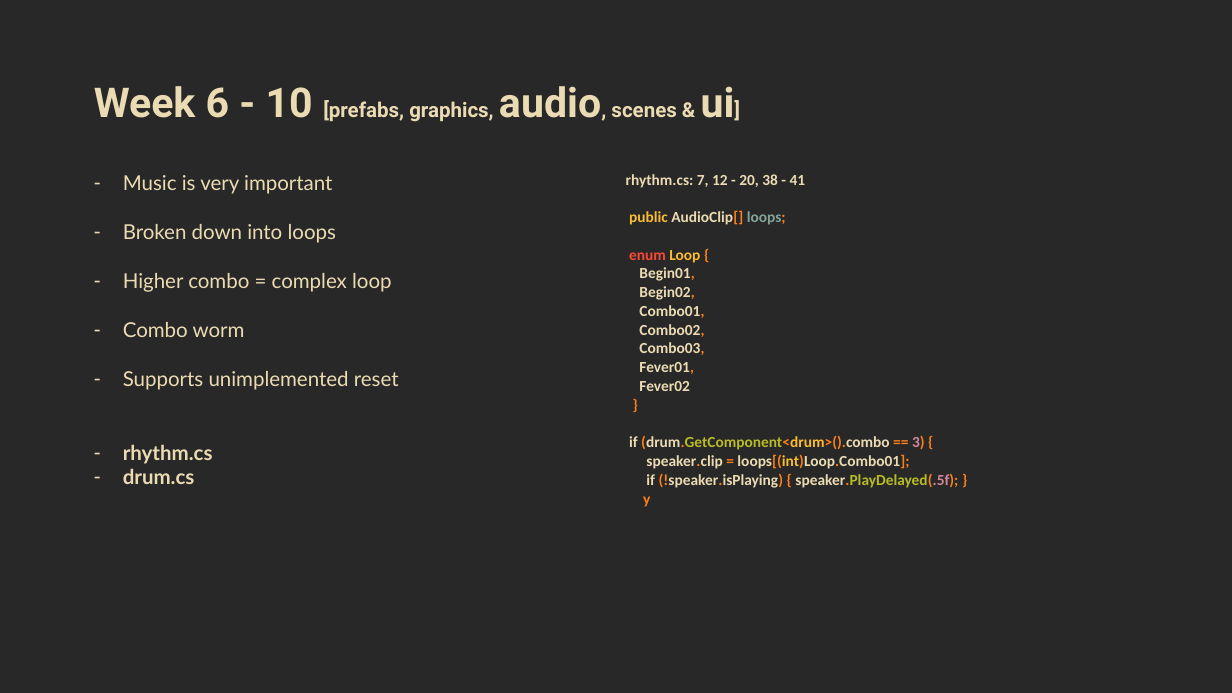
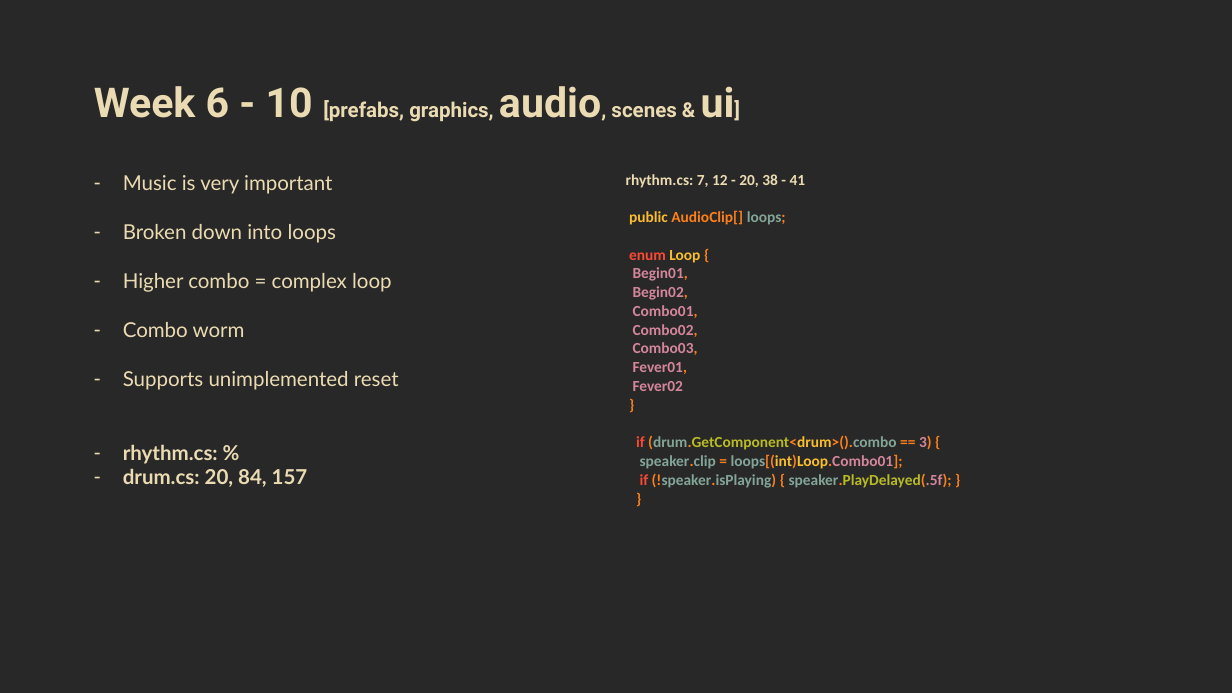
Before and after one commit to rraafays/rolito, a slide deck: slide 5 of docs/presentation.pptx. Drawn at 1232x693 pixels with LibreOffice and Linux fonts; fonts in the diff are those of the drawing. Boxes give left, top, right and bottom in pixels: in the first picture for what was removed or moved away, otherwise in the second. Text is boxed around its words. In the diff, an @@ line names an element or a change of style, - is before the commit and + after.

```diff
--- a/docs/presentation.pptx
+++ b/docs/presentation.pptx
@@ table at bbox=[85, 165, 1148, 637] @@
-row 1, column 1: Music is very important / Broken down into loops / Higher combo = complex loop / Combo worm / Supports unimplemented reset / rhythm.cs / drum.cs
+row 1, column 1: Music is very important / Broken down into loops / Higher combo = complex loop / Combo worm / Supports unimplemented reset / rhythm.cs: % / drum.cs: 20, 84, 157
-row 1, column 2: rhythm.cs: 7, 12 - 20, 38 - 41 / public AudioClip[] loops; / enum Loop { / Begin01, / Begin02, / Combo01, / Combo02, / Combo03, / Fever01, / Fever02 / } / if (drum.GetComponent<drum>().combo == 3) { / speaker.clip = loops[(int)Loop.Combo01]; / if (!speaker.isPlaying) { speaker.PlayDelayed(.5f); } / y
+row 1, column 2: rhythm.cs: 7, 12 - 20, 38 - 41 / public AudioClip[] loops; / enum Loop { / Begin01, / Begin02, / Combo01, / Combo02, / Combo03, / Fever01, / Fever02 / } / if (drum.GetComponent<drum>().combo == 3) { / speaker.clip = loops[(int)Loop.Combo01]; / if (!speaker.isPlaying) { speaker.PlayDelayed(.5f); } / }
```
Also in this commit, not shown: 2 other slides changed.
